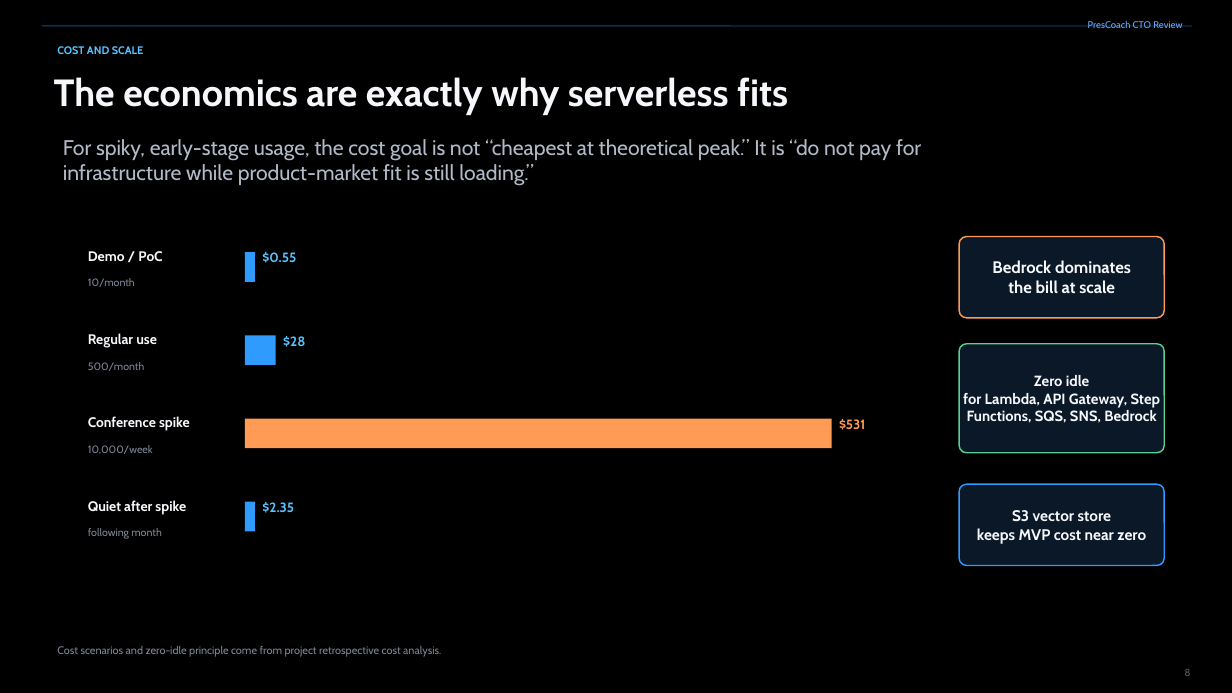
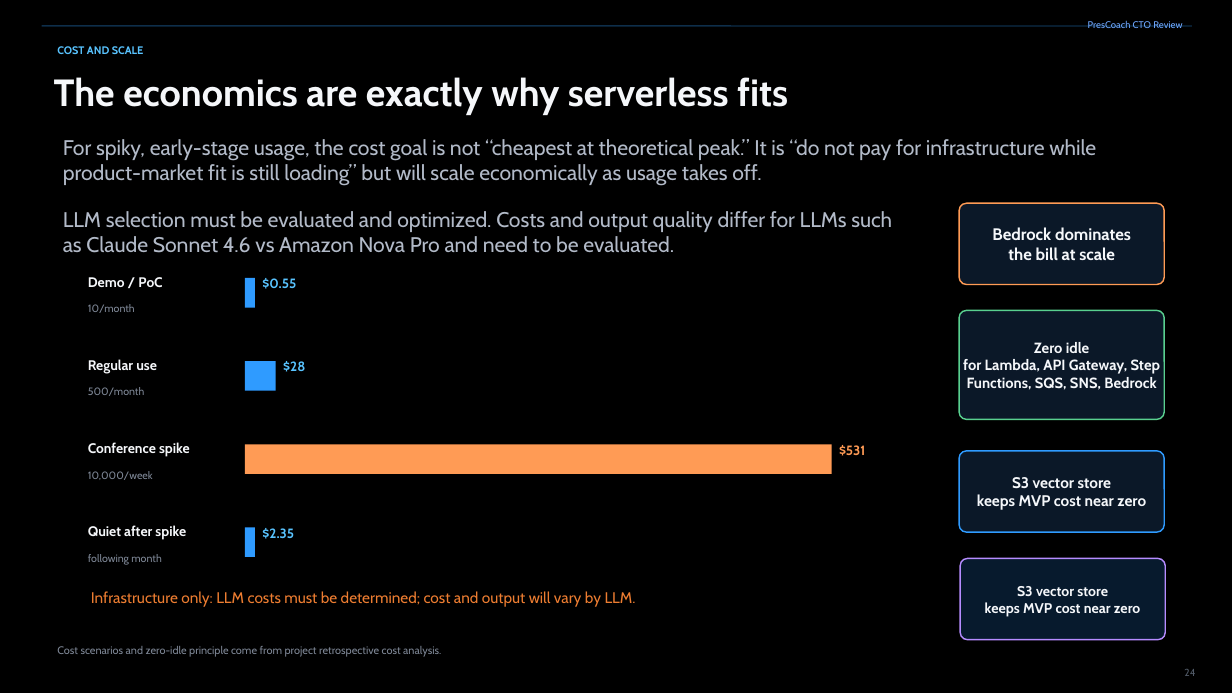
Before and after one commit to michaelgeiser/kiro-agentcore-app, a slide deck: slide 24 of documentation/PresCoach_slides.pptx (slide 8 before the commit). Drawn at 1232x693 pixels with LibreOffice and Linux fonts; fonts in the diff are those of the drawing. Boxes give left, top, right and bottom in pixels: in the first picture for what was removed or moved away, otherwise in the second. Text is boxed around its words. In the diff, an @@ line names an element or a change of style, - is before the commit and + after.

```diff
--- a/documentation/PresCoach_slides.pptx
+++ b/documentation/PresCoach_slides.pptx
@@ text at <box>63,139,1096,186</box>: text changed @@
-For spiky, early-stage usage, the cost goal is not “cheapest at theoretical peak.” It is “do not pay for infrastructure while product-market fit is still loading.”
+For spiky, early-stage usage, the cost goal is not “cheapest at theoretical peak.” It is “do not pay for infrastructure while product-market fit is still loading” but will scale economically as usage takes off.
@@ text added at <box>63,211,892,253</box>, 16.5 pt, text #B2BAC8 @@
+LLM selection must be evaluated and optimized. Costs and output quality differ for LLMs such as Claude Sonnet 4.6 vs Amazon Nova Pro and need to be evaluated.
@@ 3 rounded rectangles: place and size @@
-3 rounded rectangles at <box>959,237,1165,566</box>
+3 rounded rectangles at <box>959,203,1165,532</box>
@@ 12 texts, 4 rectangles: place and size @@
-12 texts, 4 rectangles at <box>88,251,865,539</box>
+12 texts, 4 rectangles at <box>88,277,865,565</box>
@@ rounded rectangle added at <box>960,558,1165,640</box>, fill #071A2D, outline #B68CFF 1.1 pt, 11 pt, text #F5F7FA, bold @@
+S3 vector store
+keeps MVP cost near zero
@@ text added at <box>91,591,636,607</box>, 12 pt, text #ED7D31 @@
+Infrastructure only: LLM costs must be determined; cost and output will vary by LLM.
@@ page number at <box>1184,669,1195,676</box>: text changed @@
-8
+24
```
Also in this commit, not shown: 18 other slides changed, 7 slides added, 1 other file.
